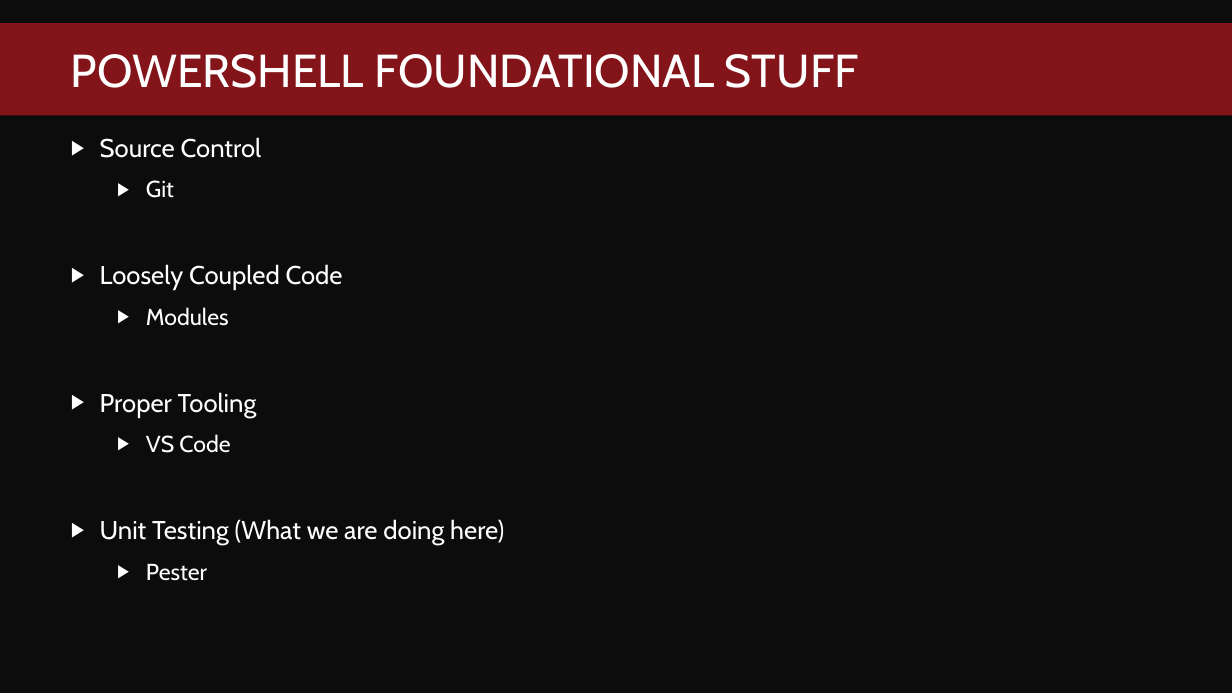
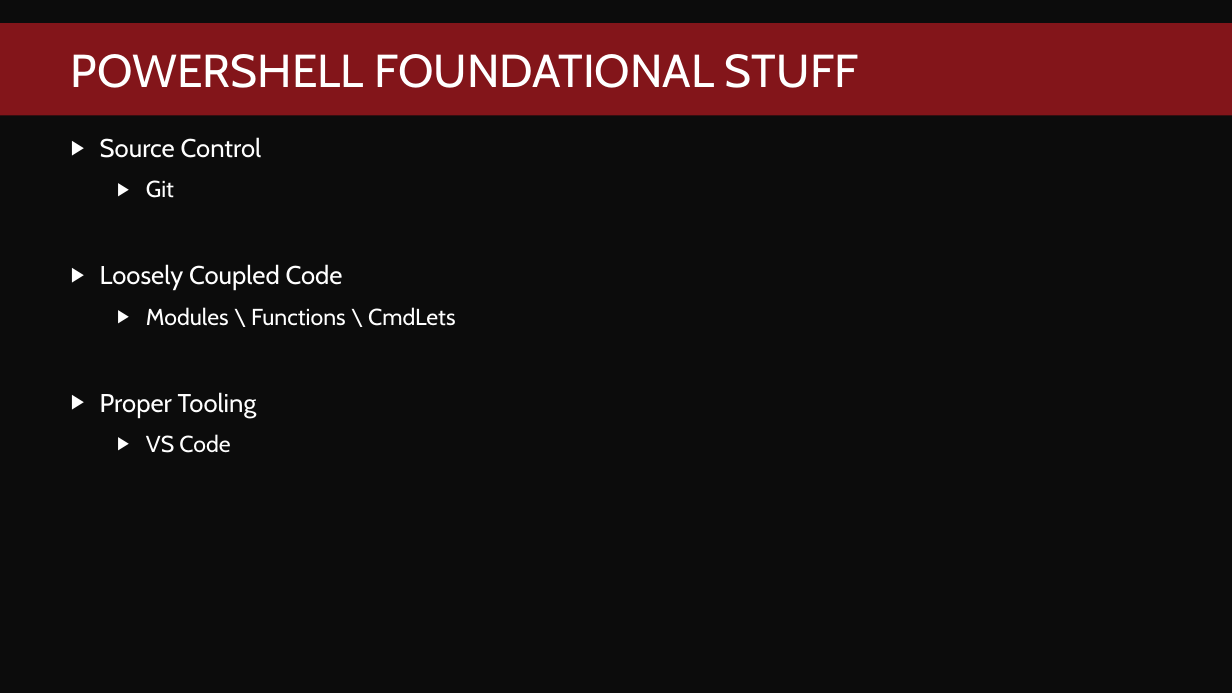
Before and after one commit to fredbainbridge/mmsPester, a slide deck: slide 3 of Pester Practically Perfect PowerShell.pptx (slide 4 before the commit). Drawn at 1232x693 pixels with LibreOffice and Linux fonts; fonts in the diff are those of the drawing; background and template pictures are left out. Boxes give left, top, right and bottom in pixels: in the first picture for what was removed or moved away, otherwise in the second. Text is boxed around its words. In the diff, an @@ line names an element or a change of style, - is before the commit and + after.

```diff
--- a/Pester Practically Perfect PowerShell.pptx
+++ b/Pester Practically Perfect PowerShell.pptx
@@ text at (x1=146, y1=307, x2=455, y2=326): text changed @@
-  ▶ Modules
+  ▶ Modules \ Functions \ CmdLets
@@ text at (x1=100, y1=519, x2=504, y2=581): paragraphs removed @@
-▶ Unit Testing (What we are doing here)
-  ▶ Pester
```
Also in this commit, not shown: 8 other slides changed, 7 other files.
